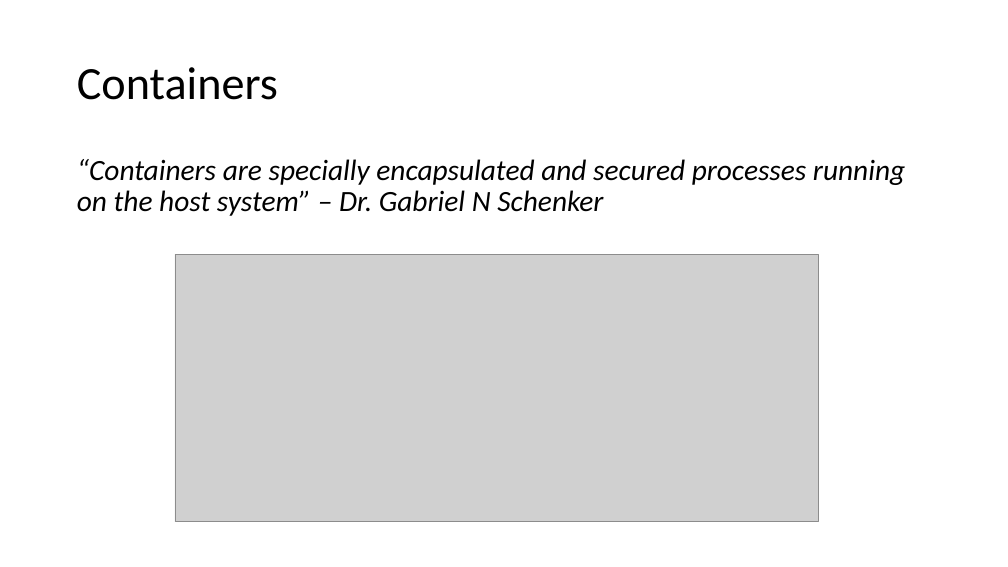
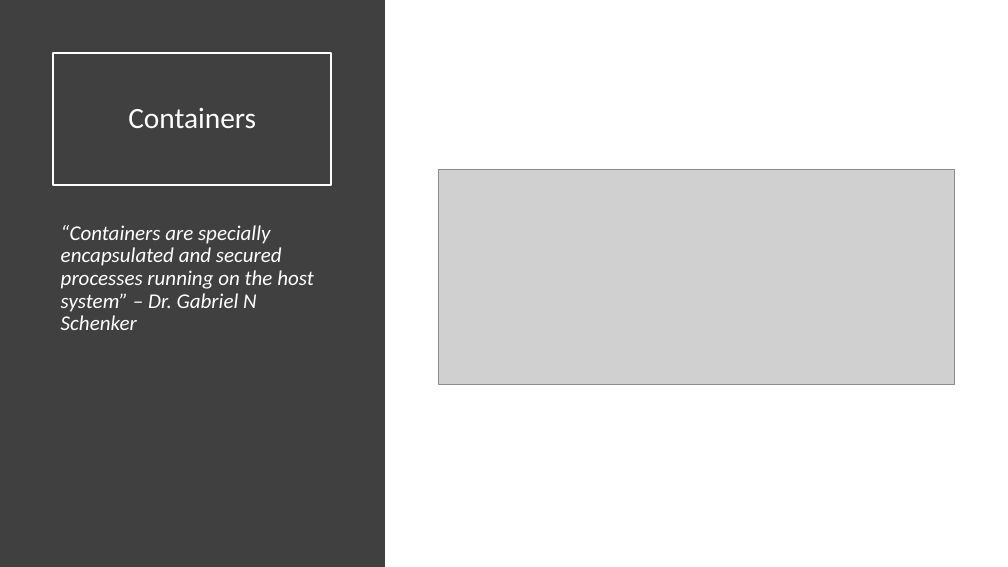
Before and after one commit to JasonHaley/GettingStartedWithAKS, a slide deck: slide 5 of presentations/Getting Started with AKS.pptx. Drawn at 1008x567 pixels with LibreOffice and Linux fonts; fonts in the diff are those of the drawing; grey boxes stand for pictures. Boxes give left, top, right and bottom in pixels: in the first picture for what was removed or moved away, otherwise in the second. Text is boxed around its words. In the diff, an @@ line names an element or a change of style, - is before the commit and + after.

```diff
--- a/presentations/Getting Started with AKS.pptx
+++ b/presentations/Getting Started with AKS.pptx
@@ rectangle added at <box>0,0,385,567</box>, fill #404040 @@
@@ title "Containers": place and size @@
-title "Containers" at <box>77,67,278,100</box>
+title "Containers" at <box>53,53,331,185</box>
@@ title "Containers" at <box>53,53,331,185</box>: size 44 to 28 pt, text colour #000000 to #FFFFFF; alignment left to centre; outline none to #FFFFFF 1.5 pt @@
@@ picture: place and size @@
-picture at <box>175,254,818,522</box>
+picture at <box>438,169,955,384</box>
@@ text "“Containers are specially encapsulated and ...": place and size @@
-text "“Containers are specially encapsulated and ..." at <box>77,159,905,216</box>
+text "“Containers are specially encapsulated and ..." at <box>61,225,314,330</box>
@@ text "“Containers are specially encapsulated and ..." at <box>61,225,314,330</box>: size 28 to 20 pt, text colour #000000 to #FFFFFF @@
```
Also in this commit, not shown: 41 other slides changed.
